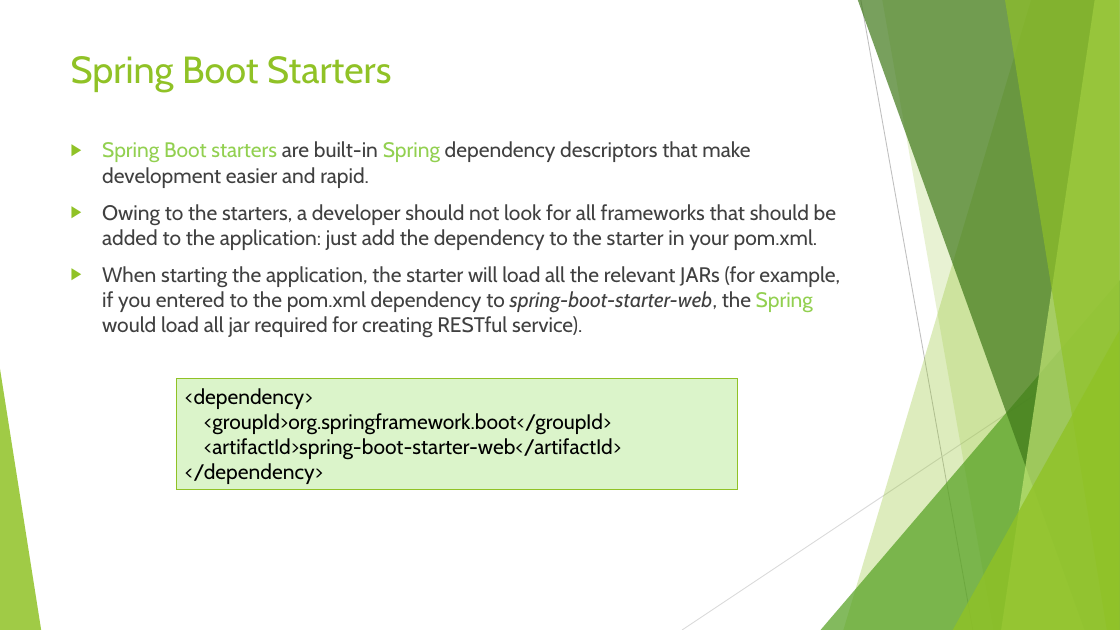
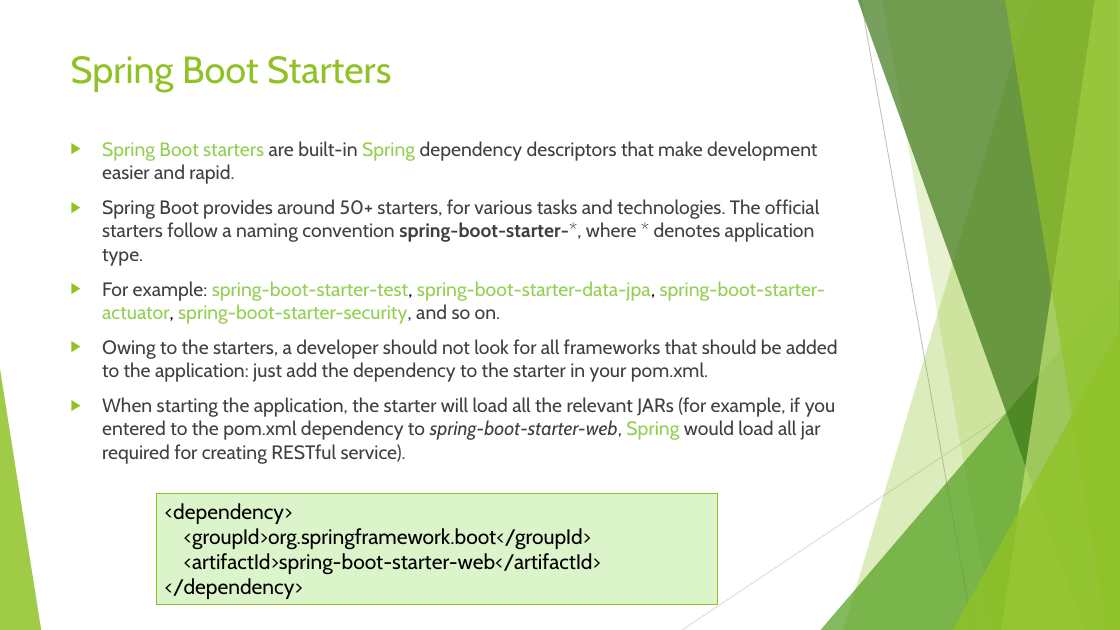
Before and after one commit to idanshal/sb-todo-app-tdp, a slide deck: slide 34 of course_data/presentations/practical_spring_boot_for_tdp_01.pptx (slide 37 before the commit). Drawn at 1120x630 pixels with LibreOffice and Linux fonts; fonts in the diff are those of the drawing. Boxes give left, top, right and bottom in pixels: in the first picture for what was removed or moved away, otherwise in the second. Text is boxed around its words. In the diff, an @@ line names an element or a change of style, - is before the commit and + after.

```diff
--- a/course_data/presentations/practical_spring_boot_for_tdp_01.pptx
+++ b/course_data/presentations/practical_spring_boot_for_tdp_01.pptx
@@ text at [102,141,838,382]: size 18 to 16.6 pt in "Spring Boot starters are built-in Spring dependency ...", "Owing to the starters, a developer should ..." @@
@@ text at [102,199,825,324]: paragraphs added @@
+▶ Spring Boot provides around 50+ starters, for various tasks and technologies. The official starters follow a naming convention spring-boot-starter-*, where * denotes application type.
+▶ For example: spring-boot-starter-test, spring-boot-starter-data-jpa, spring-boot-starter-actuator, spring-boot-starter-security, and so on.
@@ text at [102,397,836,464]: text changed; size 18 to 16.6 pt @@
-▶ When starting the application, the starter will load all the relevant JARs (for example, if you entered to the pom.xml dependency to spring-boot-starter-web, the Spring would load all jar required for creating RESTful service).
+▶ When starting the application, the starter will load all the relevant JARs (for example, if you entered to the pom.xml dependency to spring-boot-starter-web, Spring would load all jar required for creating RESTful service).
@@ rectangle "<dependency>": place and size @@
-rectangle "<dependency>" at [176,379,737,489]
+rectangle "<dependency>" at [156,494,717,604]
```
Also in this commit, not shown: 7 other slides changed, 1 slide added, 7 slides removed, 1 other file.
